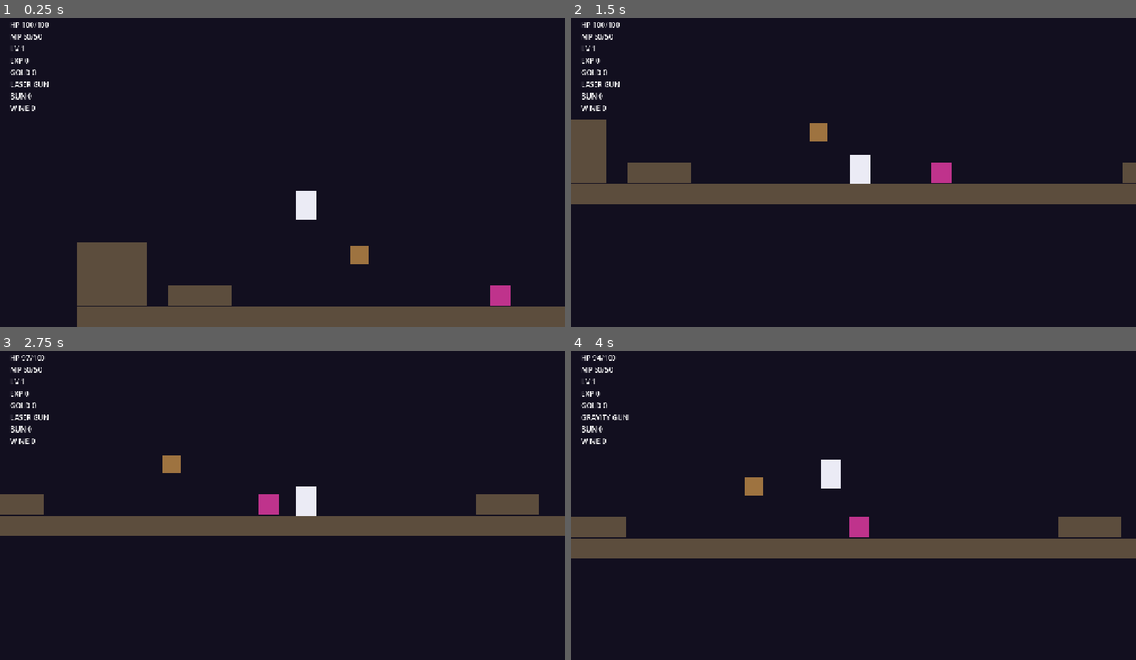
Above: before the commit, frames 1-4 (two rows, left to right).
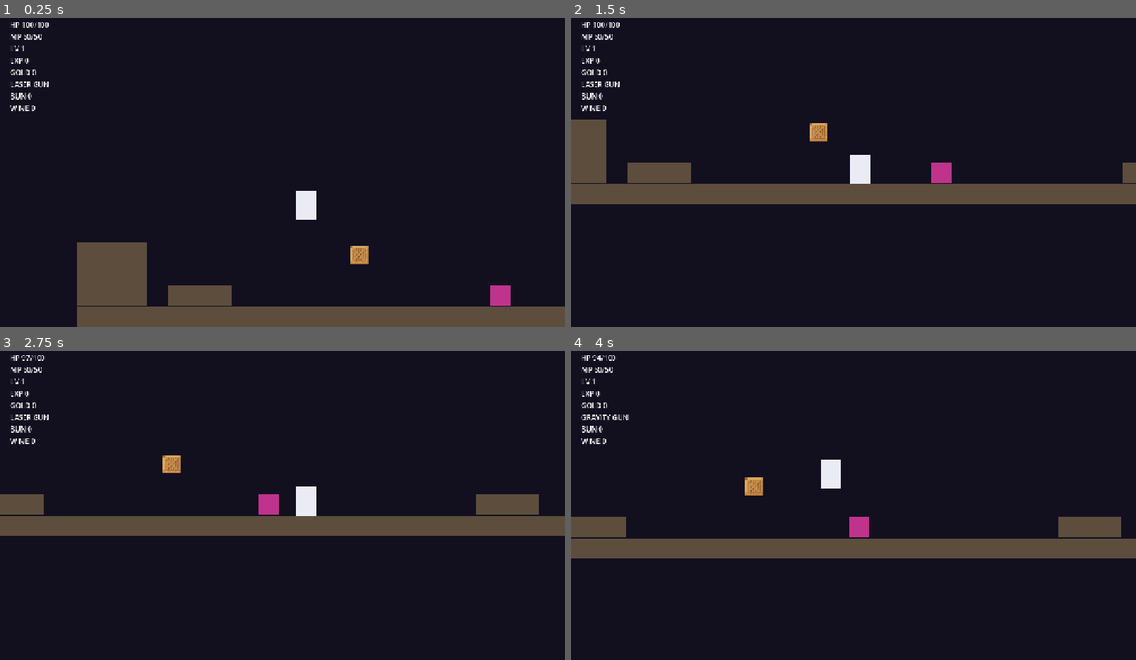
Above: after the commit, the same moments.

Repository: aigengame/godot-agent
Game: Godot game, scene res://scenes/main.tscn
The game is run twice, just before and just after one commit, with the same random seed, the same clock (stepped at 60 frames per second) and the same inputs.
Inputs (mouse positions are in pixels of both pictures, inside the frame that each line leads up to):
- Up to frame 1 (0.25 s): no input
- Up to frame 2 (1.5 s): tap Enter (retry) at 0.5 s; move the mouse to (977, 150) at 0.52 s; hold Right (move_right) 0.53-1.25 s; tap R (drink_wine) at 0.6 s; click (977, 150) at 0.67 s; tap Space (jump) at 0.77 s; drag from (740, 184) to (825, 231) at 1.27 s
- Up to frame 3 (2.75 s): move the mouse to (339, 431) at 2.02 s; hold Right (move_right) from 2.03 s (still down); tap J (fire) at 2.1 s; click (339, 431) at 2.17 s
- Up to frame 4 (4 s): release Right (move_right) at 2.75 s; drag from (825, 564) to (684, 452) at 2.77 s; move the mouse to (1023, 548) at 3.52 s; hold Left (move_left) from 3.53 s (still down); tap Tab at 3.6 s; click (1023, 548) at 3.67 s; tap Space (jump) at 3.77 s

The runs differ from the first frame. In frame 1, 0.1% of the frame differs, in the area x 62-66%, y 73-80%; in frame 2, 0.1%; in frame 3, 0.1%; in frame 4, 0.1%.

Commit message:
feat(panda-adventure): asset pipeline walking skeleton + Obstacle tracer (#439)
Build the P2-S1 asset-pipeline tracer (gADR-0014): a standalone, game-agnostic
tools/assets/ package (preprocess -> two-mode acquire -> postprocess -> emit)
plus the Panda Adventure plug-in, and wire ONE texture end-to-end.

Core (tools/assets/): the Style descriptor / AssetSpec / ManifestEntry model;
preprocess (compose style + Scale spec into a search query or generation prompt);
the acquire interface with SearchDownload (configurable CC0/CC-BY source) and
Generation deriving McpBackend (external image-gen MCP channel) + BuiltinBackend
(the agent's own gen, delegated out-of-process, clear error on no-capability);
Pillow postprocess (downscale, palette-quantize, chroma-key crop, exact-dim
conform); the Asset manifest reader + JSON emitter; the `python -m assets` CLI.
Per-game panda_adventure.style.json carries the pixel-art palette, the CC0/CC-BY
sources, the Gemini channel, and the per-asset acquire recipes.

Tracer: gravity_config.json obstacle_asset references the manifest id
`obstacle_crate` (a real CC0 crate fetched via SearchDownload, postprocessed to
the Scale spec's 40x40); build_config gains compose_asset_refs (id -> path) and
the validate_asset_refs config gate (FK integrity + no-dangling + soft orphan
report); view_builder's _apply_visual renders the resolved texture as a Sprite
child. Regenerated gravity_config.tres carries the resolved path.

Polish scripts/mcp/gemini_img_gen.py (lazy client init, English, ruff-clean).
Deps: Pillow -> dev; a new live-only assets-live group (mcp + google-genai) CI
does not install, lazy-imported in the backends. acquire_live pytest marker
registered + deselected in CI. GDD art-style chapter seeded.

Co-Authored-By: Claude Opus 4.8 (1M context) <noreply@anthropic.com>

Diff:
--- /dev/null
+++ b/examples/platformer/panda-adventure/assets/manifest/textures.json
@@ -0,0 +1,16 @@
+{
+  "obstacle_crate": {
+    "path": "res://assets/textures/obstacle_crate.png",
+    "category": "textures",
+    "acquire_mode": "search_download",
+    "source": "opengameart",
+    "license": "CC0",
+    "license_url": "https://creativecommons.org/publicdomain/zero/1.0/",
+    "target_dims": [
+      40,
+      40
+    ],
+    "source_url": "https://opengameart.org/sites/default/files/crates_study_x2.png",
+    "attribution": "PolygonixGames — Pixel Wooden Crate (OpenGameArt, CC0)"
+  }
+}
--- a/examples/platformer/panda-adventure/data/generated/gravity_config.tres
+++ b/examples/platformer/panda-adventure/data/generated/gravity_config.tres
@@ -16,6 +16,6 @@
 enemy_max_gravity_offset = 120
 obstacle_color = Color(0.62, 0.45, 0.25, 1)
 obstacle_size = Vector2(40, 40)
-obstacle_asset = ""
+obstacle_asset = "res://assets/textures/obstacle_crate.png"
 obstacle_position = Vector2(320, 360)
 obstacle_max_gravity_offset = 160
--- a/examples/platformer/panda-adventure/data/json/gravity_config.json
+++ b/examples/platformer/panda-adventure/data/json/gravity_config.json
@@ -8,6 +8,7 @@
   "field_spawn_offset": [120.0, 0.0],
   "enemy_max_gravity_offset": 120.0,
   "obstacle_color": [0.62, 0.45, 0.25, 1.0],
+  "obstacle_asset": "obstacle_crate",
   "obstacle_position": [320.0, 360.0],
   "obstacle_max_gravity_offset": 160.0
 }
--- a/examples/platformer/panda-adventure/data/schema/gravity_config.schema.json
+++ b/examples/platformer/panda-adventure/data/schema/gravity_config.schema.json
@@ -78,7 +78,7 @@
       "maxItems": 4
     },
     "obstacle_asset": {
-      "description": "Optional view asset reference for the Obstacle block (P2-S2, #436): a res:// path or asset-pipeline id the view seam resolves; absent (or empty) renders the colored-block fallback. Authored empty until an asset slice fills it (asset references are data, gADR-0000).",
+      "description": "Optional view asset reference for the Obstacle block: an Asset manifest id the builder resolves to the single-homed res:// path (P2-S1, #439, gADR-0014); absent (or empty) renders the colored-block fallback. Filled by the asset pipeline's tracer with the downloaded Obstacle texture id (asset references are data, gADR-0000).",
       "type": "string",
       "pattern": "^[^\"\\\\]*$"
     },
--- a/examples/platformer/panda-adventure/src/view/view_builder.gd
+++ b/examples/platformer/panda-adventure/src/view/view_builder.gd
@@ -9,14 +9,15 @@
 ## split.
 ##
 ## It RESOLVES what to render from config (asset references are data, gADR-0000):
-## a non-empty `asset` reference is the sprite path; an empty one is the colored-
-## block fallback shipped today. The RESOLUTION is config-fed as of P2-S2: every
-## caller passes its config's optional asset reference (JSON authority ->
-## build_config -> derived Resource -> here), authored empty across the board. The
-## sprite RENDERING branch is NOT implemented yet — it lands with the first asset
-## slice (the visual pipeline, P2-S6/S7), which fills `_apply_visual`'s asset
-## branch and authors the references, wiring sprites BY DATA with no controller
-## edits. Until then a non-empty reference guards loudly and renders nothing.
+## a non-empty `asset` reference is the resolved sprite path; an empty one is the
+## colored-block fallback. The RESOLUTION is config-fed as of P2-S2: every caller
+## passes its config's optional asset reference (JSON authority -> build_config ->
+## derived Resource -> here), and the builder resolves the Asset manifest id -> the
+## single-homed res:// path (P2-S1, #439, gADR-0014). The sprite RENDERING branch
+## is implemented (`_apply_visual` / `_apply_sprite`): the tracer wires the
+## Obstacle texture, and sibling asset slices wire the rest BY DATA with no
+## controller edits (each just authors its config's reference). A reference whose
+## texture cannot load guards loudly and falls back to the colored block.
 ##
 ## Static, like the pure Systems (CombatSystem, GravitySystem, …) and the
 ## GeneratedConfig loader — this is stateless one-shot construction, not a
@@ -64,27 +65,54 @@
 
 
 ## Resolve the VISUAL for this view and apply it to `root`'s "Visual" ColorRect
-## (asset references are data, gADR-0000): a non-empty `asset` is the sprite path;
-## empty is the colored-block fallback. The resolution is config-fed (P2-S2, #436:
-## every caller passes its config's optional asset reference), but every reference
-## is AUTHORED empty until the first asset slice (P2-S6/S7) implements the sprite
-## rendering branch here and authors the values. A reference authored before that
-## slice wires it is a not-yet-wired fault — guard loudly (the codebase's
-## push_error idiom) rather than silently render nothing. The block branch is byte-
-## for-byte the old per-controller construction: color, size, center, optional
-## center pivot.
+## (asset references are data, gADR-0000): a non-empty `asset` is the resolved
+## sprite path, an empty one is the colored-block fallback. The resolution is
+## config-fed (P2-S2, #436: every caller passes its config's optional asset
+## reference), and the builder resolves the Asset manifest id -> the single-homed
+## res:// path before it reaches here (P2-S1, #439, gADR-0014), so `asset` is a
+## loadable resource path. The "Visual" ColorRect is always sized/positioned/
+## pivoted (so a scale tween squashes about the block center either way); the block
+## branch colors it, the asset branch makes it a transparent frame and fills it
+## with the sprite. A reference whose texture cannot load is a genuine fault (the
+## pipeline promises the file present) — guard loudly (the codebase's push_error
+## idiom) and fall back to the colored block so the game still renders.
 static func _apply_visual(
 	root: Node, color: Color, size: Vector2, pivot: bool, asset: String
 ) -> void:
-	if not asset.is_empty():
-		push_error(
-			"ViewBuilder: asset reference '%s' is not wired yet — P2-S2 (#436) ships the block fallback only."
-			% asset
-		)
-		return
 	var visual := root.get_node("Visual") as ColorRect
-	visual.color = color
 	visual.size = size
 	visual.position = -size / 2.0
 	if pivot:
 		visual.pivot_offset = size / 2.0  # scale/tween about the block center
+	if asset.is_empty():
+		visual.color = color
+		return
+	_apply_sprite(visual, size, asset, color)
+
+
+## Render the resolved `asset` texture inside the "Visual" rect (P2-S1, #439): the
+## ColorRect becomes a transparent frame and a "Sprite" TextureRect child fills it
+## with the loaded texture, scaled to `size` (the postprocess stage already
+## conforms the texture to the Scale spec dimensions, so this is 1:1). The sprite
+## is a CHILD of the Visual node, so it inherits the Visual's transform — a
+## squashing actor's scale tween on the Visual squashes the sprite too. Nearest
+## filtering keeps the pixel-art crisp (the project default too, gADR-0013). A null
+## load is a not-shipped-asset fault: guard loudly and colored-block-fallback.
+static func _apply_sprite(visual: ColorRect, size: Vector2, asset: String, color: Color) -> void:
+	var texture := load(asset) as Texture2D
+	if texture == null:
+		push_error(
+			"ViewBuilder: asset '%s' failed to load — rendering the colored-block fallback."
+			% asset
+		)
+		visual.color = color
+		return
+	visual.color = Color(0, 0, 0, 0)  # transparent frame; the sprite is the visual
+	var sprite := TextureRect.new()
+	sprite.name = "Sprite"
+	sprite.texture = texture
+	sprite.size = size
+	sprite.stretch_mode = TextureRect.STRETCH_SCALE
+	sprite.texture_filter = CanvasItem.TEXTURE_FILTER_NEAREST
+	sprite.mouse_filter = Control.MOUSE_FILTER_IGNORE
+	visual.add_child(sprite)
--- a/examples/platformer/panda-adventure/tests/gdscript/test_view_builder_logic.gd
+++ b/examples/platformer/panda-adventure/tests/gdscript/test_view_builder_logic.gd
@@ -10,11 +10,11 @@
 ##
 ## Covers the shipped block fallback exhaustively (box with/without the center
 ## pivot, and the circle field shape), so "renders exactly as before P2-S2" is
-## pinned; and the asset-reference resolution decision point (a non-empty asset is
-## the future sprite path, so the block fallback is NOT applied — asset references
-## are data, gADR-0000). preload() the seam (a headless runtime has no
-## editor-generated global_script_class_cache). Prints "LOGIC_SEAM: PASS" + quit(0)
-## on success, else push_error + quit(1).
+## pinned; and the asset-reference resolution branch (a non-empty asset is the
+## resolved sprite path, so the seam loads the texture and renders a Sprite child —
+## asset references are data, gADR-0000; #439). preload() the seam (a headless
+## runtime has no editor-generated global_script_class_cache). Prints "LOGIC_SEAM:
+## PASS" + quit(0) on success, else push_error + quit(1).
 
 const ViewBuilderScript := preload("res://src/view/view_builder.gd")
 
@@ -144,32 +144,41 @@
 	return true
 
 
-## The asset-reference resolution (gADR-0000: asset references are data): a
-## non-empty asset reference is the future sprite path, so the colored-block
-## fallback is NOT applied — the seam leaves the Visual untouched (and guards
-## loudly, out of band). Pin it by pre-seeding a sentinel Visual and asserting the
-## block did not overwrite it.
+## The asset-reference resolution (gADR-0000: asset references are data; #439): a
+## non-empty asset reference is the RESOLVED sprite path (the builder composed the
+## Asset manifest id -> res:// path, gADR-0014), so the seam loads the texture and
+## renders it as a "Sprite" TextureRect child of a transparent Visual frame — NOT
+## the colored block. Pinned against the committed tracer texture (the Obstacle
+## crate), which doubles as a headless load-and-import smoke of that asset.
 func _check_asset_resolution() -> bool:
 	var root := _make_root()
+	var asset := "res://assets/textures/obstacle_crate.png"
+	var size := Vector2(40, 40)
+	ViewBuilderScript.apply_box(root, Color.WHITE, size, false, asset)
+
 	var visual := root.get_node("Visual") as ColorRect
-	var sentinel_color := Color(0.9, 0.1, 0.1, 1.0)
-	var sentinel_size := Vector2(7, 7)
-	var sentinel_pos := Vector2(3, 3)
-	visual.color = sentinel_color
-	visual.size = sentinel_size
-	visual.position = sentinel_pos
-
-	# A non-empty asset resolves to the (unwired) sprite branch, not the block.
-	ViewBuilderScript.apply_box(root, Color.WHITE, Vector2(40, 40), true, "res://assets/x.png")
-
-	if visual.color != sentinel_color:
-		_fail("asset: block fallback overwrote color despite an asset reference")
+	# The Visual is sized/positioned like any block, but colored transparent — the
+	# sprite is the visual now.
+	if not _vec_eq(visual.size, size):
+		_fail("asset: visual.size %s != %s" % [visual.size, size])
 		return false
-	if not _vec_eq(visual.size, sentinel_size):
-		_fail("asset: block fallback overwrote size despite an asset reference")
+	if not _vec_eq(visual.position, -size / 2.0):
+		_fail("asset: visual.position %s != %s" % [visual.position, -size / 2.0])
 		return false
-	if not _vec_eq(visual.position, sentinel_pos):
-		_fail("asset: block fallback overwrote position despite an asset reference")
+	if visual.color.a != 0.0:
+		_fail("asset: visual must be a transparent frame, got color %s" % visual.color)
+		return false
+	# The resolved texture renders as a "Sprite" TextureRect child of the Visual,
+	# scaled to the block size (the postprocess stage conformed it to that size).
+	var sprite := visual.get_node_or_null("Sprite") as TextureRect
+	if sprite == null:
+		_fail("asset: no 'Sprite' TextureRect child was added for the asset branch")
+		return false
+	if sprite.texture == null:
+		_fail("asset: the Sprite's texture is null (the tracer asset failed to load)")
+		return false
+	if not _vec_eq(sprite.size, size):
+		_fail("asset: sprite.size %s != %s" % [sprite.size, size])
 		return false
 	root.free()
 	return true
--- /dev/null
+++ b/examples/platformer/panda-adventure/tools/assets/panda_adventure.style.json
@@ -0,0 +1,104 @@
+{
+  "assets_root": "assets",
+  "scale_spec": "data/json/scale_spec.json",
+  "style": {
+    "keywords": [
+      "16-bit pixel art",
+      "space opera",
+      "Great Wall frontier",
+      "fantasy blended with realism",
+      "clean readable silhouette",
+      "flat shading",
+      "bounded palette"
+    ],
+    "prompt_fragment": "16-bit pixel art sprite in a space-opera Great-Wall-frontier style, fantasy blended with realism, grounded readable forms, flat shading, bounded palette",
+    "palette": [
+      "#000000",
+      "#1a1a2e",
+      "#16213e",
+      "#2d132c",
+      "#3a2e2a",
+      "#5c3a21",
+      "#7a4f2a",
+      "#8a5a2b",
+      "#a06a34",
+      "#b5793a",
+      "#c98f4d",
+      "#d8a760",
+      "#e6c288",
+      "#f2e2b6",
+      "#ffffff",
+      "#3f3f4e",
+      "#6b6b7b",
+      "#9a9aa8",
+      "#c8c8d0",
+      "#2e5a3f",
+      "#4a8f5c",
+      "#3a6ea5",
+      "#5aa0d8",
+      "#8a4b6e",
+      "#c0455a",
+      "#e0803a"
+    ],
+    "category_hints": {
+      "textures": "environment prop, orthographic front view, tileable read",
+      "sprites": "single character, side view, idle pose, transparent background",
+      "vfx": "single effect frame, radial symmetry, transparent background",
+      "fonts": "bitmap glyph sheet"
+    }
+  },
+  "constraints": {
+    "formats": ["png"],
+    "allowed_licenses": ["CC0", "CC-BY"],
+    "chroma_key": "#FF00FF"
+  },
+  "sources": [
+    {
+      "name": "opengameart",
+      "kind": "search-download",
+      "base_url": "https://opengameart.org",
+      "default_license": "CC0",
+      "license_url": "https://creativecommons.org/publicdomain/zero/1.0/"
+    },
+    {
+      "name": "kenney",
+      "kind": "search-download",
+      "base_url": "https://kenney.nl",
+      "default_license": "CC0",
+      "license_url": "https://creativecommons.org/publicdomain/zero/1.0/"
+    }
+  ],
+  "generation": {
+    "mcp": {
+      "channels": {
+        "gemini": {
+          "command": ["{python}", "{game_root}/scripts/mcp/gemini_img_gen.py"],
+          "tool": "generate_image",
+          "arguments": {
+            "aspect_ratio": "1:1",
+            "image_size": "1K"
+          }
+        }
+      }
+    },
+    "builtin": {
+      "command": null,
+      "fallback": null
+    }
+  },
+  "assets": {
+    "obstacle_crate": {
+      "category": "textures",
+      "scale_key": "obstacle_size",
+      "acquire": {
+        "mode": "search_download",
+        "source": "opengameart",
+        "url": "https://opengameart.org/sites/default/files/crates_study_x2.png",
+        "license": "CC0",
+        "license_url": "https://creativecommons.org/publicdomain/zero/1.0/",
+        "attribution": "PolygonixGames — Pixel Wooden Crate (OpenGameArt, CC0)",
+        "page_url": "https://opengameart.org/content/pixel-wooden-crate"
+      }
+    }
+  }
+}
Binary file added: examples/platformer/panda-adventure/assets/textures/obstacle_crate.png
Not shown, added: examples/platformer/panda-adventure/assets/textures/obstacle_crate.png.import
Not shown, changed: .github/workflows/ci.yml
Not shown, changed: examples/platformer/panda-adventure/docs/gdd/0000-gdd.md
Not shown, changed: examples/platformer/panda-adventure/scripts/build_config.py
Not shown, changed: examples/platformer/panda-adventure/scripts/mcp/gemini_img_gen.py
Not shown, changed: examples/platformer/panda-adventure/tests/conftest.py
Not shown, added: examples/platformer/panda-adventure/tests/test_assets_acquire_live.py
Not shown, added: examples/platformer/panda-adventure/tests/test_assets_pipeline.py
Not shown, added: examples/platformer/panda-adventure/tests/test_obstacle_texture_e2e.py
Not shown, changed: examples/platformer/panda-adventure/tests/test_view_builder_logic_seam.py
Not shown, changed: examples/platformer/panda-adventure/tests/test_visual_smoke_e2e.py
(and 14 more such lines)
